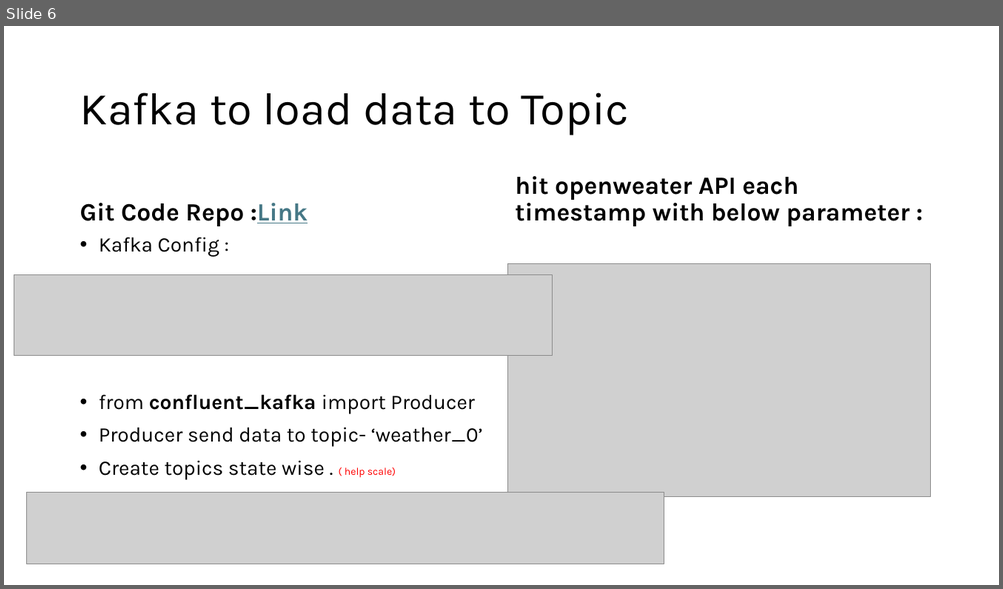
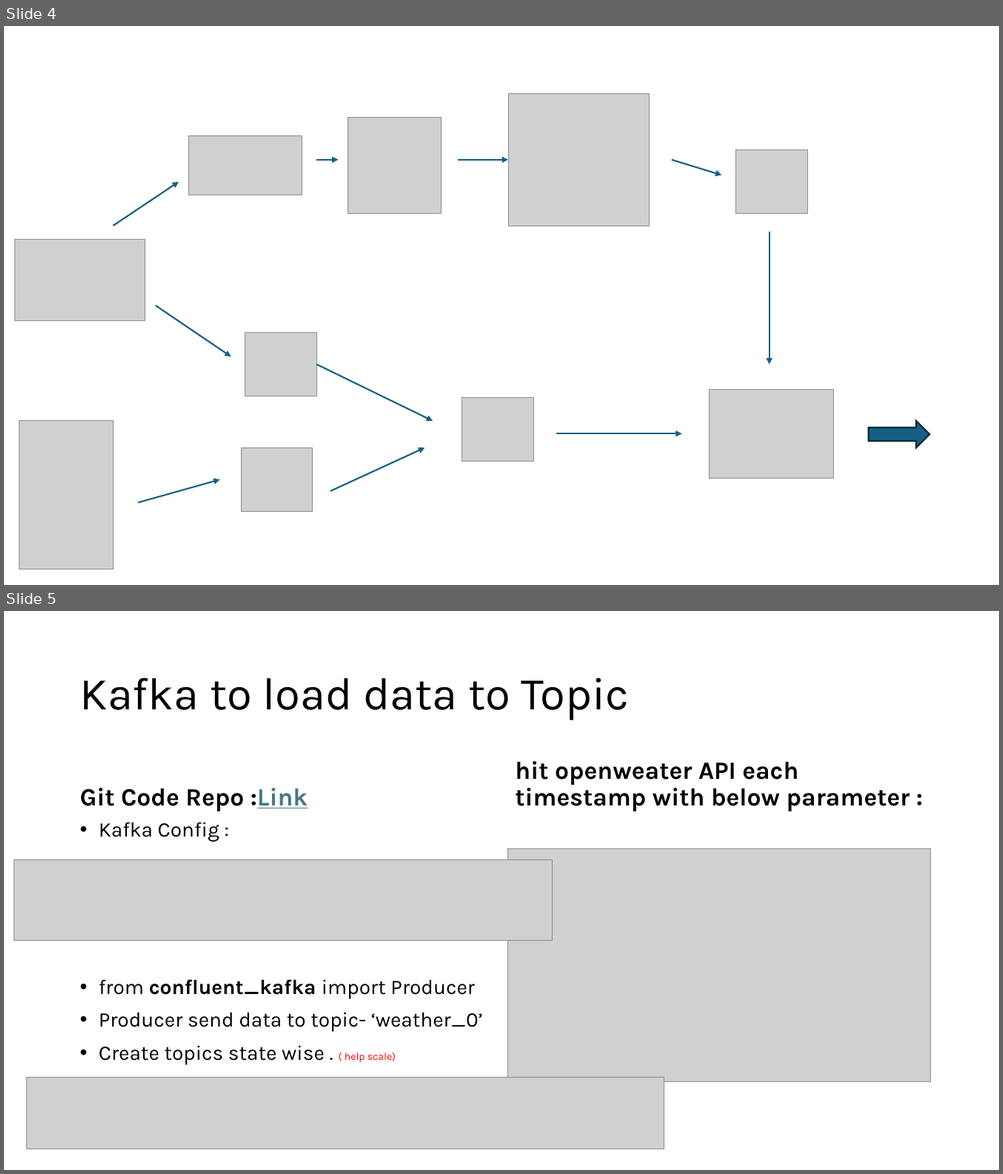
Before and after one commit to cksinghnet/Weather-Based-Grid-Optimization, a slide deck: DataEnggFinalProjectPPT.pptx. Shown one above the other, each under a label of ours: slide 6 before the commit, slides 4 and 5 after it. The pictures are 1003x589 and 1003x1174 pixels, drawn with LibreOffice and Linux fonts; fonts in the diff are those of the drawing; grey boxes stand for pictures. Boxes give left, top, right and bottom in pixels: in the first picture for what was removed or moved away, otherwise in the second. Text is boxed around its words. In the diff, an @@ line names an element or a change of style, - is before the commit and + after.

```diff
--- a/DataEnggFinalProjectPPT.pptx
+++ b/DataEnggFinalProjectPPT.pptx
@@ slide 4 added at (4, 26, 999, 585), background #FFFFFF @@
@@ picture added at (509, 94, 649, 226) @@
@@ picture added at (188, 136, 301, 195) @@
@@ picture added at (348, 118, 441, 214) @@
@@ picture added at (736, 150, 808, 213) @@
@@ arrow added from (316, 159) to (338, 159), #156082 1.5 pt @@
@@ arrow added from (458, 159) to (509, 159), #156082 1.5 pt @@
@@ arrow added from (671, 159) to (722, 175), #156082 1.5 pt @@
@@ arrow added from (113, 226) to (179, 182), #156082 1.5 pt @@
@@ picture added at (14, 239, 145, 321) @@
@@ arrow added from (769, 232) to (769, 365), #156082 1.5 pt @@
@@ arrow added from (156, 306) to (231, 358), #156082 1.5 pt @@
@@ picture added at (245, 332, 316, 396) @@
@@ arrow added from (316, 365) to (432, 421), #156082 1.5 pt @@
@@ picture added at (462, 397, 534, 461) @@
@@ picture added at (709, 390, 834, 479) @@
@@ picture added at (19, 421, 113, 570) @@
@@ right arrow added at (869, 421, 930, 449), fill #156082, outline #092A39 1.5 pt @@
@@ arrow added from (556, 434) to (683, 434), #156082 1.5 pt @@
@@ picture added at (242, 449, 313, 511) @@
@@ arrow added from (331, 491) to (425, 449), #156082 1.5 pt @@
@@ arrow added from (138, 503) to (219, 480), #156082 1.5 pt @@
@@ what was slide 6 is now slide 5 @@
```
Also in this commit, not shown: 3 slides changed, 1 other slide added, 3 slides removed.
